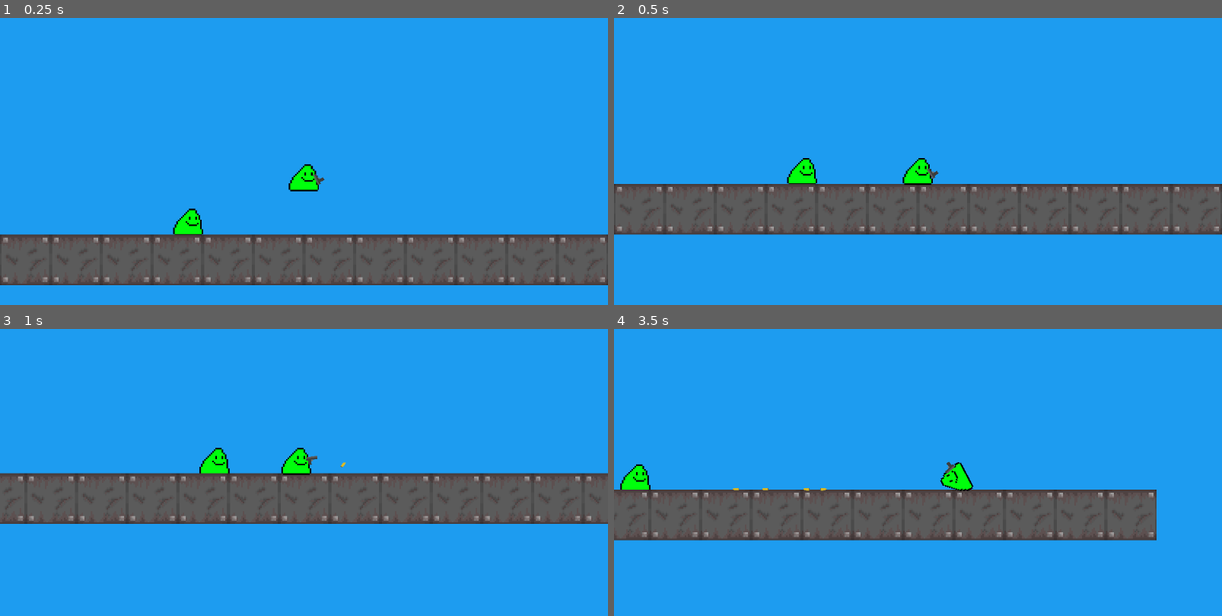
Above: before the commit, frames 1-4 (two rows, left to right).
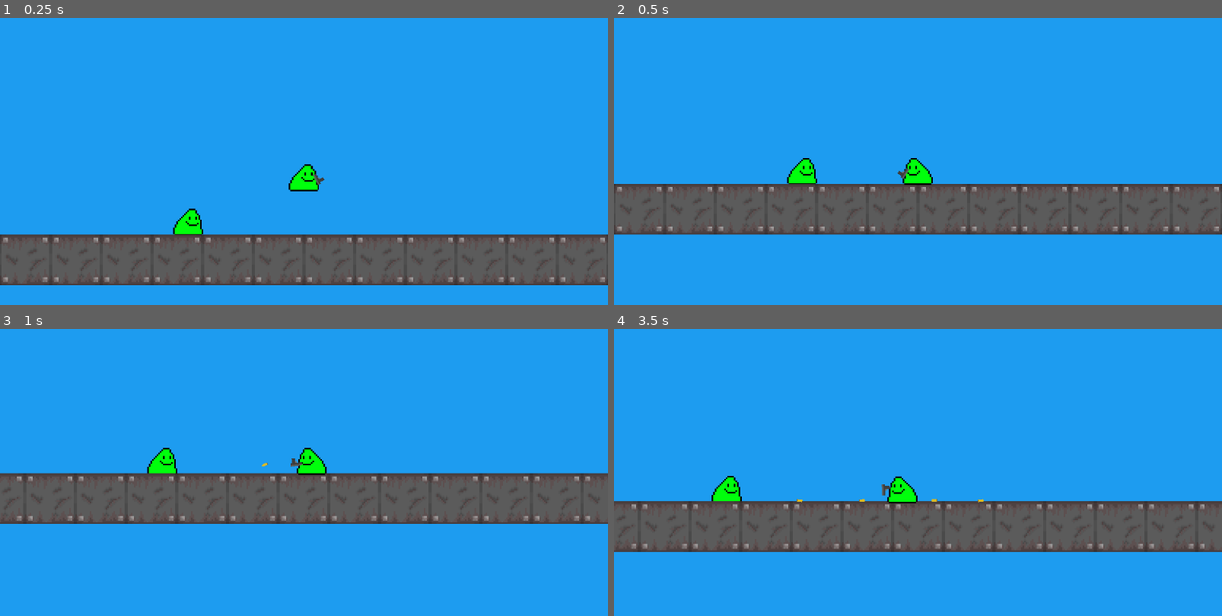
Above: after the commit, the same moments.

Repository: a0fefd/blobs-with-guns-remastered
Game: Godot game, scene res://scenes/levels/world.tscn
Two runs of this game, one before a commit and one after it. Both use one fixed random seed, a clock stepped at 60 frames per second and the inputs below.
Inputs (mouse positions are in pixels of both pictures, inside the frame that each line leads up to):
- Up to frame 1 (0.25 s): no input
- Up to frame 2 (0.5 s): no input
- Up to frame 3 (1 s): move the mouse to (437, 443) at 0.52 s; click (437, 443) at 0.6 s
- Up to frame 4 (3.5 s): move the mouse to (796, 475) at 1.27 s; click (796, 475) at 1.35 s; move the mouse to (978, 383) at 2.02 s; click (978, 383) at 2.1 s; move the mouse to (887, 527) at 2.77 s; click (887, 527) at 2.85 s

Frame 1 is identical in both runs. In frame 2, 0.2% of the frame differs, in the area x 46-54%, y 48-56%; in frame 3, 1.4%; in frame 4, 13%, in the area x 0-100%, y 46-78%.

Commit message:
Add player flipping

Diff:
--- a/project.godot
+++ b/project.godot
@@ -25,6 +25,11 @@
 "events": [Object(InputEventMouseButton,"resource_local_to_scene":false,"resource_name":"","device":-1,"window_id":0,"a …(253 unchanged characters)…
 ]
 }
+flip={
+"deadzone": 0.5,
+"events": [Object(InputEventKey,"resource_local_to_scene":false,"resource_name":"","device":-1,"window_id":0,"alt_pressed":false,"shift_pressed":false,"ctrl_pressed":false,"meta_pressed":false,"pressed":false,"keycode":0,"physical_keycode":32,"key_label":0,"unicode":32,"echo":false,"script":null)
+]
+}
 
 [rendering]
 
--- a/scenes/blobs/bob.tscn
+++ b/scenes/blobs/bob.tscn
@@ -4,6 +4,7 @@
 [ext_resource type="Script" path="res://scripts/bob.gd" id="2_uoenf"]
 
 [node name="Bob" instance=ExtResource("1_n7rfh")]
+collision_layer = 7
 collision_mask = 1
 script = ExtResource("2_uoenf")
 
--- a/scripts/bob.gd
+++ b/scripts/bob.gd
@@ -4,6 +4,8 @@
 @export var gun = preload("res://scenes/guns/gun.tscn")
 
 @onready var gun_pos = get_node("GunPos")
+@onready var sprite = get_node("Sprite2D")
+@onready var collider = get_node("CollisionPolygon2D")
 
 var guns = []
 
@@ -19,9 +21,21 @@
 
 
 func get_recoiled(recoil_vector):
-	apply_central_impulse(recoil_vector.rotated(rotation))
+	apply_central_impulse(recoil_vector.rotated(rotation) * gun_pos.scale)
+
+
+func flip():
+	sprite.scale.x *= -1
+	collider.scale.x *= -1
+	gun_pos.position.x *= -1
+	gun_pos.scale.x *= -1
 
 
 func _ready():
 	add_gun(gun)
 	guns[0].show()
+
+
+func _process(delta):
+	if abs(guns[0].rotation_degrees) > 90:
+		flip()
